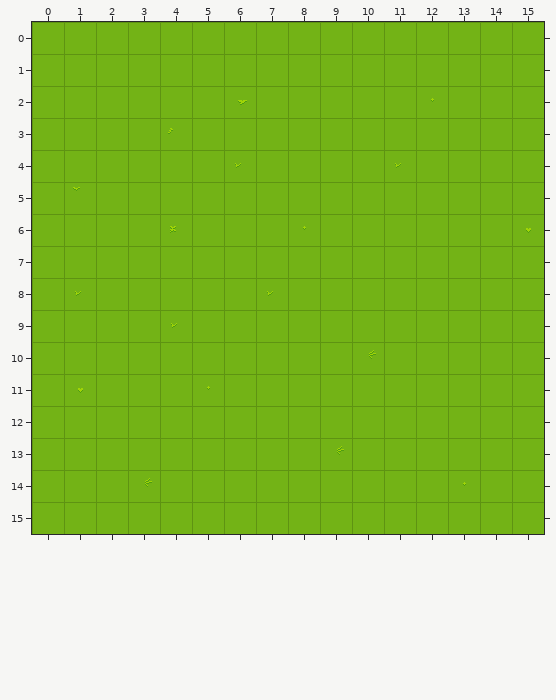
A Tiled map gets an edit: BladeStory/Content/Maps/Town/OriginalTown.tmx. The picture above is the old version.
Cells are 32x32 px. Shown: x 0..15, y 0..15.
The same view after the edit:
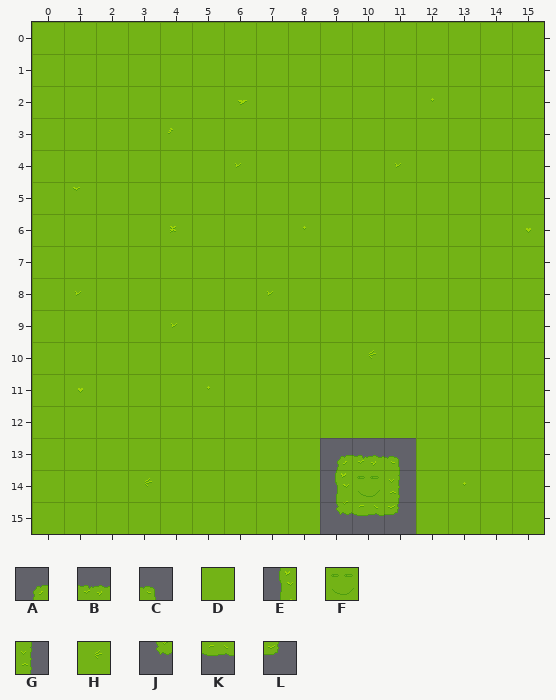
Key: from "Field": A 0, B 1, C 2, D 3, E 8, F 9, G 10, H 13, J 16, K 17, L 18.
_ is an empty cell, . an unchanged one.
What changed:
--- layer "图块层 1"
@@ x 9..11 @@
-13 HDD
-14 DDD
-15 DDD
+13 ABC
+14 EFG
+15 JKL
